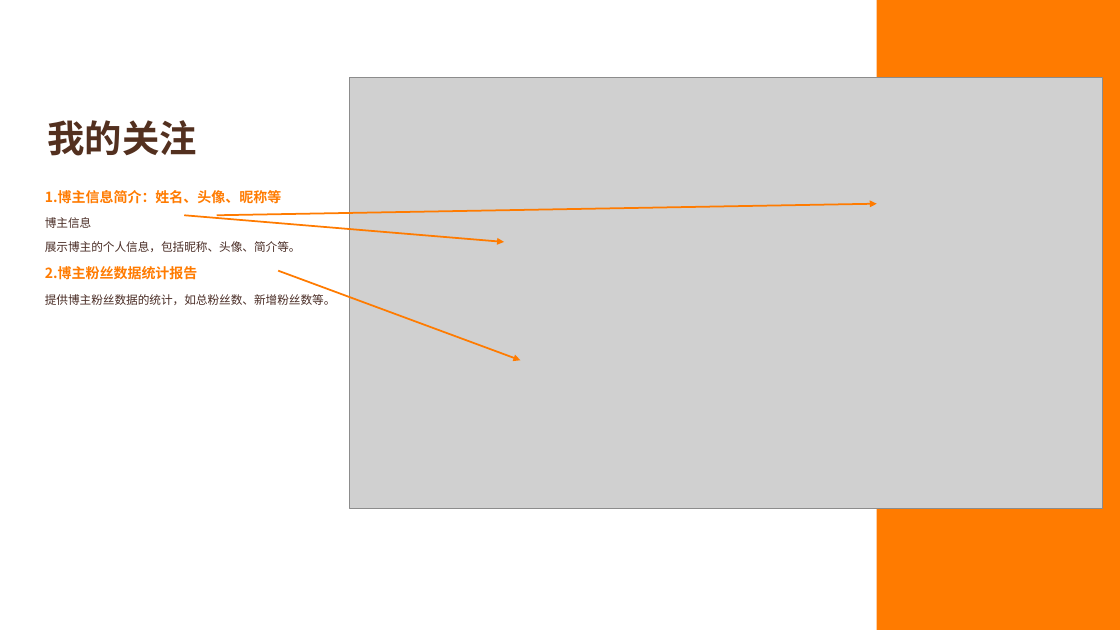
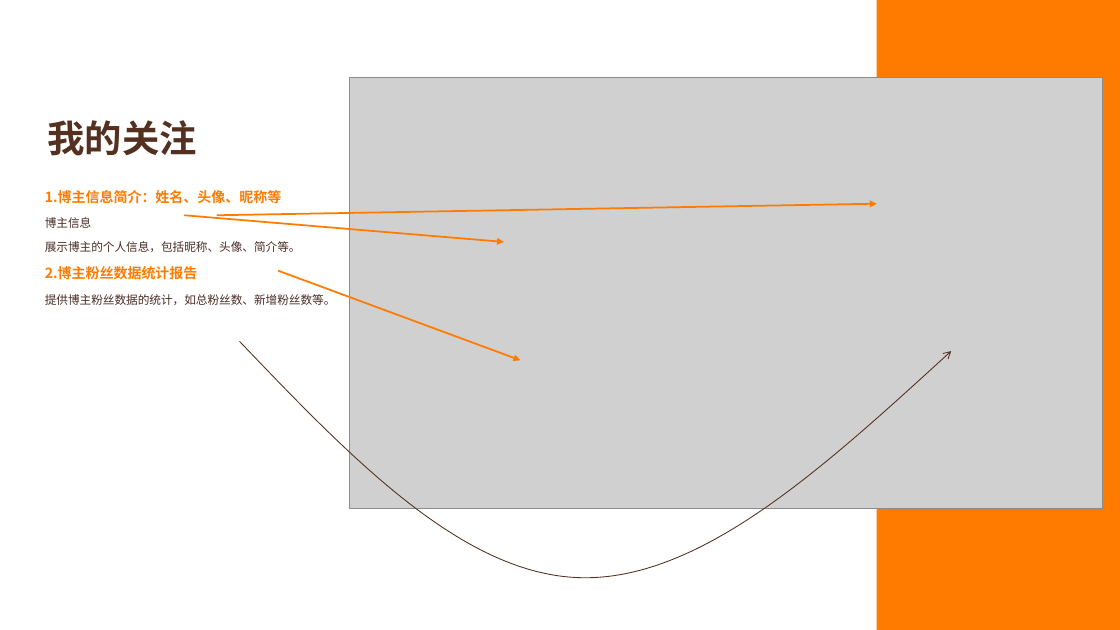
Before and after one commit to BloodGirl2022/pets_prototype_PPT, a slide deck: slide 10 of 20240406团队作业2/宠物交流网站.pptx. Drawn at 1120x630 pixels with LibreOffice and Linux fonts; fonts in the diff are those of the drawing; grey boxes stand for pictures. Boxes give left, top, right and bottom in pixels: in the first picture for what was removed or moved away, otherwise in the second. Text is boxed around its words. In the diff, an @@ line names an element or a change of style, - is before the commit and + after.

```diff
--- a/20240406团队作业2/宠物交流网站.pptx
+++ b/20240406团队作业2/宠物交流网站.pptx
@@ freeform shape added at [239,341,951,577], outline #53301F 0.75 pt @@
```
Also in this commit, not shown: 1 other slide changed.
